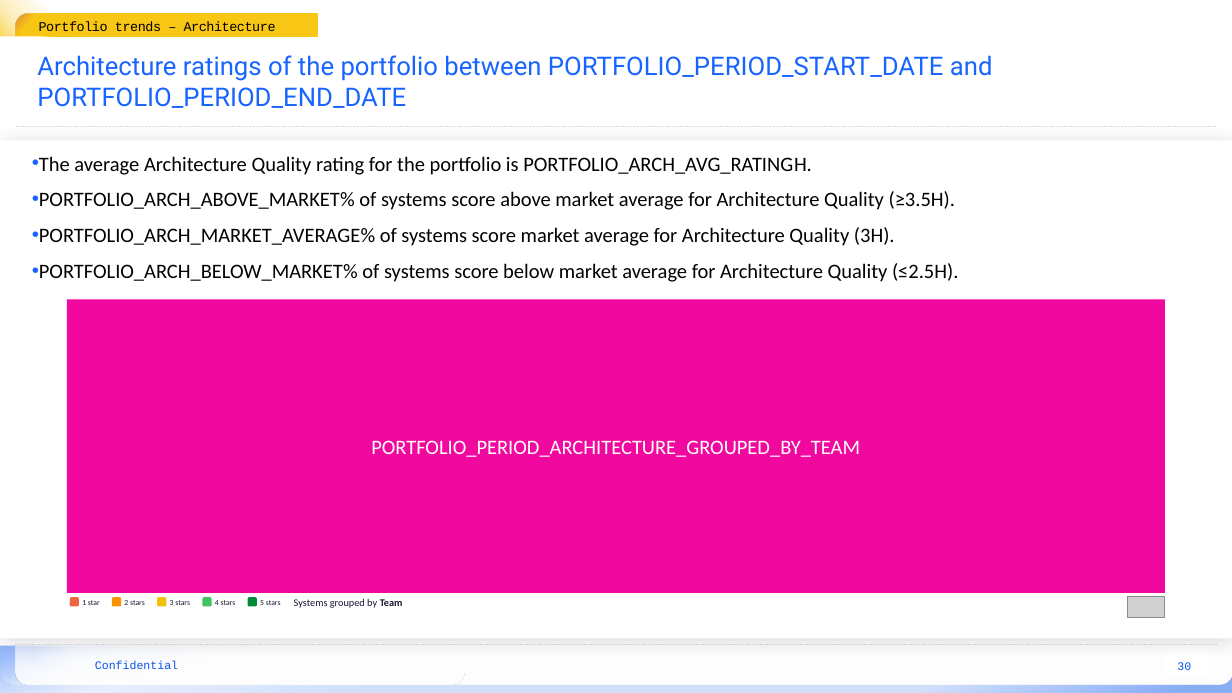
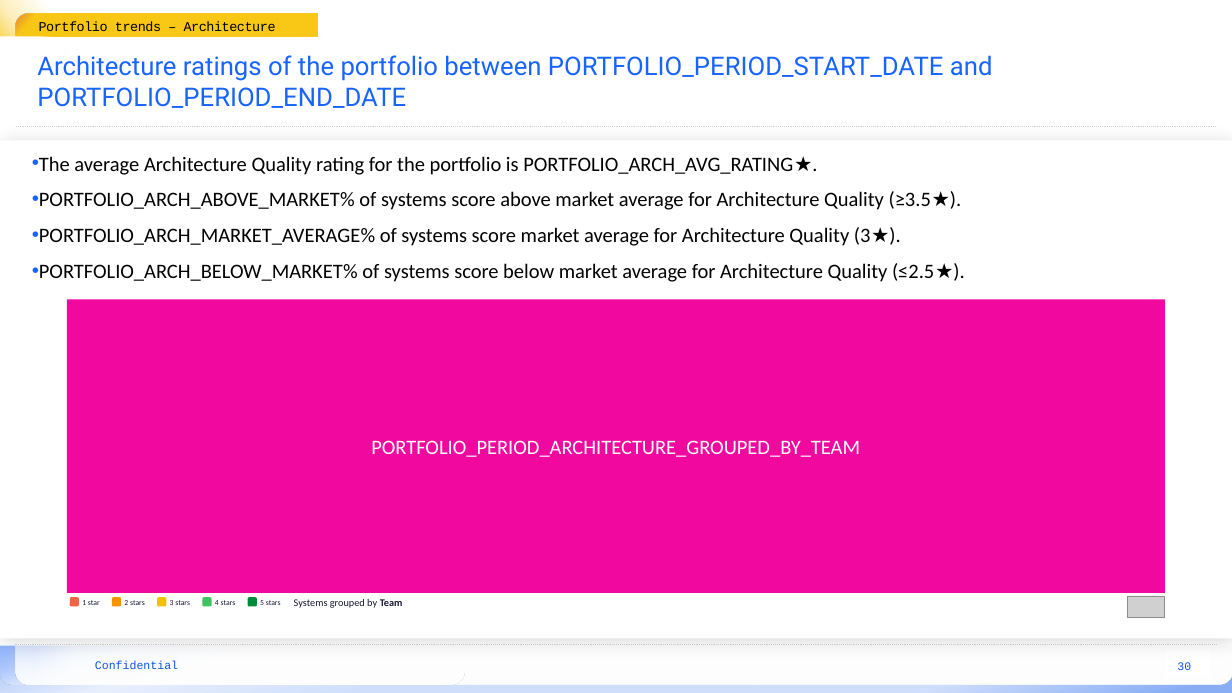
Before and after one commit to Software-Improvement-Group/sigrid-report-generator, a slide deck: slide 30 of src/report_generator/presets/templates/portfolio-overview.pptx. Drawn at 1232x693 pixels with LibreOffice and Linux fonts; fonts in the diff are those of the drawing; grey boxes stand for pictures; background and template pictures are left out. Boxes give left, top, right and bottom in pixels: in the first picture for what was removed or moved away, otherwise in the second. Text is boxed around its words. In the diff, an @@ line names an element or a change of style, - is before the commit and + after.

```diff
--- a/src/report_generator/presets/templates/portfolio-overview.pptx
+++ b/src/report_generator/presets/templates/portfolio-overview.pptx
@@ text at box(39, 156, 965, 282): text changed @@
-• The average Architecture Quality rating for the portfolio is PORTFOLIO_ARCH_AVG_RATING H.
-• PORTFOLIO_ARCH_ABOVE_MARKET% of systems score above market average for Architecture Quality (≥3.5H).
-• PORTFOLIO_ARCH_MARKET_AVERAGE% of systems score market average for Architecture Quality (3H).
-• PORTFOLIO_ARCH_BELOW_MARKET% of systems score below market average for Architecture Quality (≤2.5H).
+• The average Architecture Quality rating for the portfolio is PORTFOLIO_ARCH_AVG_RATING ★.
+• PORTFOLIO_ARCH_ABOVE_MARKET% of systems score above market average for Architecture Quality (≥3.5★).
+• PORTFOLIO_ARCH_MARKET_AVERAGE% of systems score market average for Architecture Quality (3★).
+• PORTFOLIO_ARCH_BELOW_MARKET% of systems score below market average for Architecture Quality (≤2.5★).
```
Also in this commit, not shown: 4 other slides changed, 1 other file.
